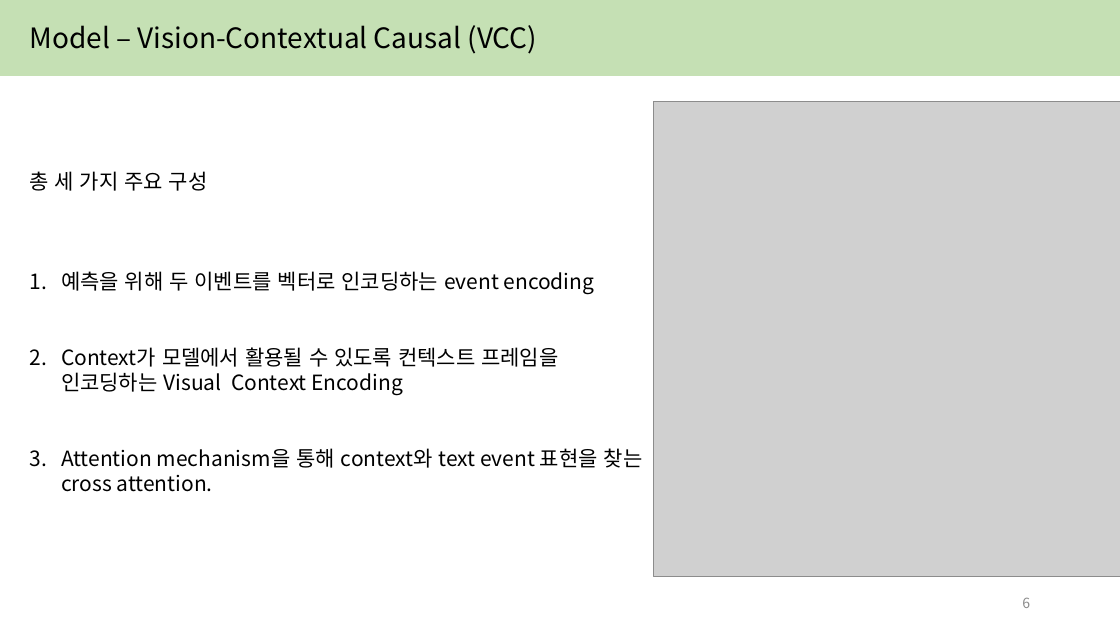
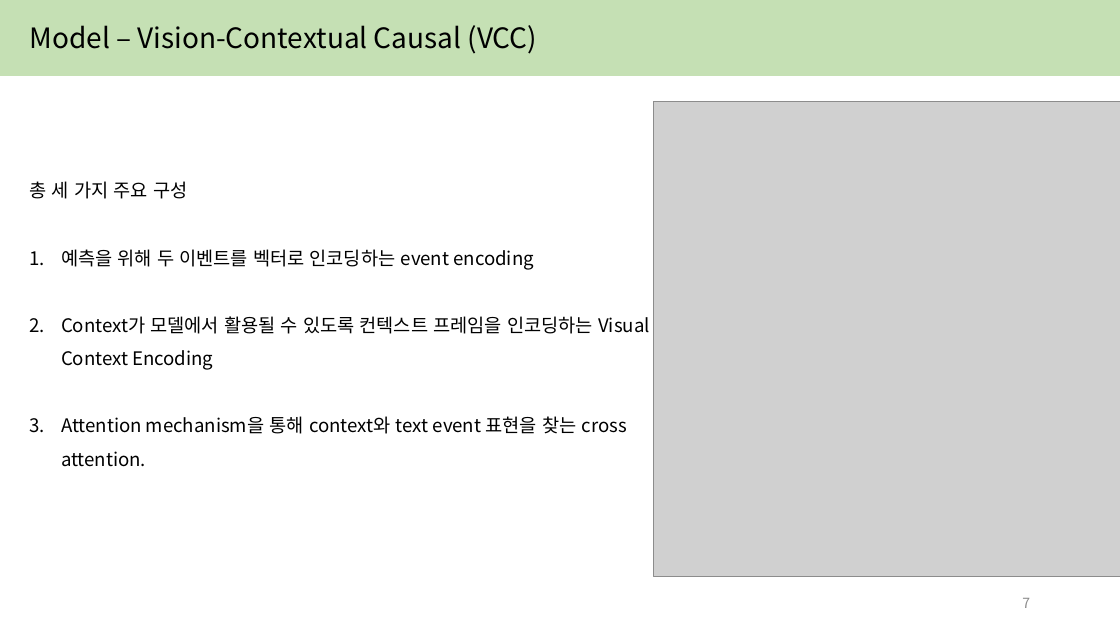
Before and after one commit to yejin087/study_image_caption, a slide deck: slide 7 of 3주차.pptx (slide 6 before the commit). Drawn at 1120x630 pixels with LibreOffice and Linux fonts; fonts in the diff are those of the drawing; grey boxes stand for pictures. Boxes give left, top, right and bottom in pixels: in the first picture for what was removed or moved away, otherwise in the second. Text is boxed around its words. In the diff, an @@ line names an element or a change of style, - is before the commit and + after.

```diff
--- a/3주차.pptx
+++ b/3주차.pptx
@@ text "총 세 가지 주요 구성" at [29, 181, 650, 467]: size 18 to 16 pt; line spacing 1 to 1.5 @@
@@ page number at [1022, 598, 1030, 608]: text changed @@
-6
+7
```
Also in this commit, not shown: 4 other slides changed, 5 slides added, 4 slides removed, 5 other files.
